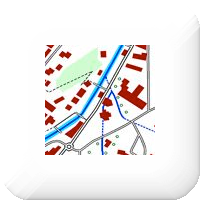
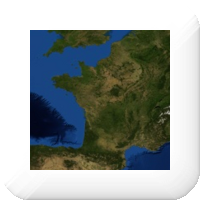
Layers edited between the first and the second 200 x 200 image:
added layer "Screen Shot 2013-03-25 at 7.18.36 PM.png" above "Screen Shot 2013-03-25 at 7.17.00 PM.png" over (30, 30, 170, 170)
hid "Screen Shot 2013-03-21 at 10.41.35 AM.png" over (45, 45, 155, 155)
hid "Screen Shot 2013-03-21 at 10.40.14 AM.png" over (45, 45, 155, 155)
hid "Screen Shot 2013-03-21 at 10.38.35 AM.png" over (45, 45, 155, 155)
